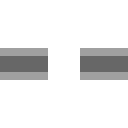
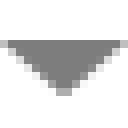
Layered file, before and after one edit (w=128, h=128). Changes by layer:
added layer "Vector Smart Object" (1st of 2) above "Layer 1" over [left=0, top=40, right=128, bottom=96]
hid "Vector Smart Object copy" over [left=0, top=48, right=128, bottom=80]
